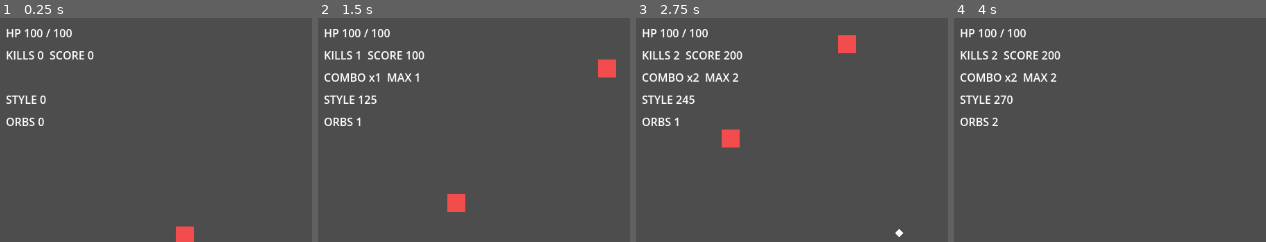
Above: before the commit, frames 1-4 (left to right).
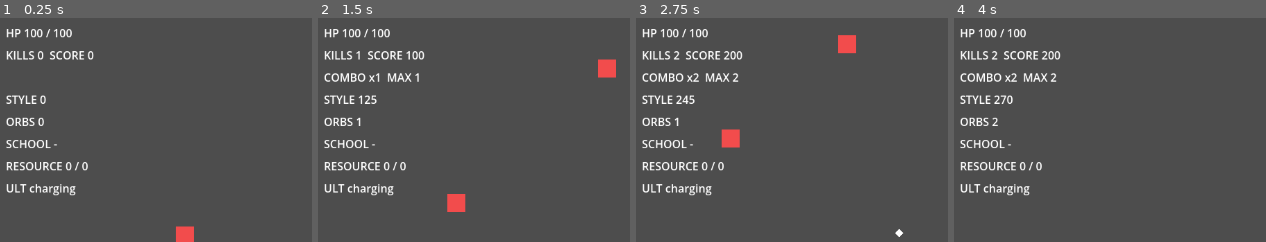
Above: after the commit, the same moments.

Repository: alsdmlals4-eng/ninja-survival-godot
Game: Godot game, scene res://scenes/main/main_scene.tscn
Same seed, same stepped clock (60 frames per second), same inputs: the game is played once before the commit and once after it.
Inputs:
- Up to frame 1 (0.25 s): no input
- Up to frame 2 (1.5 s): tap Enter (ui_accept) at 0.5, 0.77 s; hold Right (ui_right) 0.53-1.28 s; tap 1 at 0.6 s; hold Down (ui_down) from 1.28 s (still down); tap 2 at 1.35 s
- Up to frame 3 (2.75 s): tap Enter (ui_accept) at 1.52 s; release Down (ui_down) at 2.03 s; hold Right (ui_right) from 2.03 s (still down); tap 3 at 2.1 s
- Up to frame 4 (4 s): release Right (ui_right) at 2.78 s; hold Up (ui_up) 2.78-3.53 s; tap 4 at 2.85 s; tap Enter (ui_accept) at 3.02, 3.77 s; hold Left (ui_left) from 3.53 s (still down); tap 1 at 3.6 s
The pictures show only the part of the screen within x 0-50%, y 2-51%; the shares and areas given below are measured in that part.

The runs differ from the first frame. In frame 1, 1.4% of the frame differs, in the area x 1-29%, y 54-80%; in frame 2, 1.4%; in frame 3, 1.4%; in frame 4, 1.4%.

Commit message:
feat: add MVP-2 school HUD labels

Diff:
--- a/scenes/ui/hud.tscn
+++ b/scenes/ui/hud.tscn
@@ -39,11 +39,38 @@
 offset_bottom = 176.0
 text = "ORBS 0"
 
+[node name="SchoolLabel" type="Label" parent="."]
+offset_left = 20.0
+offset_top = 180.0
+offset_right = 280.0
+offset_bottom = 208.0
+text = "SCHOOL -"
+
+[node name="SchoolResourceLabel" type="Label" parent="."]
+offset_left = 20.0
+offset_top = 212.0
+offset_right = 280.0
+offset_bottom = 240.0
+text = "RESOURCE 0 / 0"
+
+[node name="UltimateLabel" type="Label" parent="."]
+offset_left = 20.0
+offset_top = 244.0
+offset_right = 280.0
+offset_bottom = 272.0
+text = "ULT charging"
+
+[node name="SchoolFeedbackLabel" type="Label" parent="."]
+offset_left = 20.0
+offset_top = 276.0
+offset_right = 340.0
+offset_bottom = 306.0
+
 [node name="ComboTitleLabel" type="Label" parent="."]
 offset_left = 20.0
-offset_top = 180.0
-offset_right = 320.0
-offset_bottom = 214.0
+offset_top = 312.0
+offset_right = 340.0
+offset_bottom = 346.0
 
 [node name="GameOverPanel" type="Control" parent="."]
 visible = false
